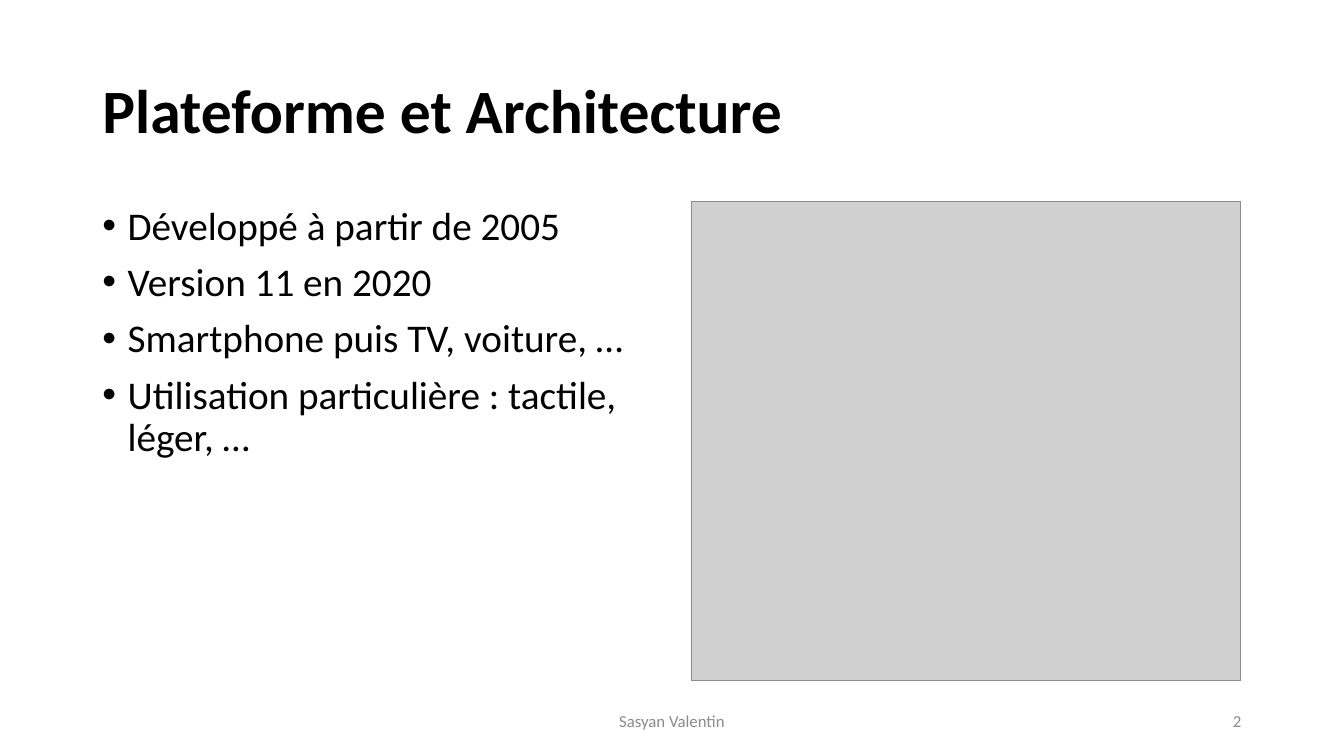
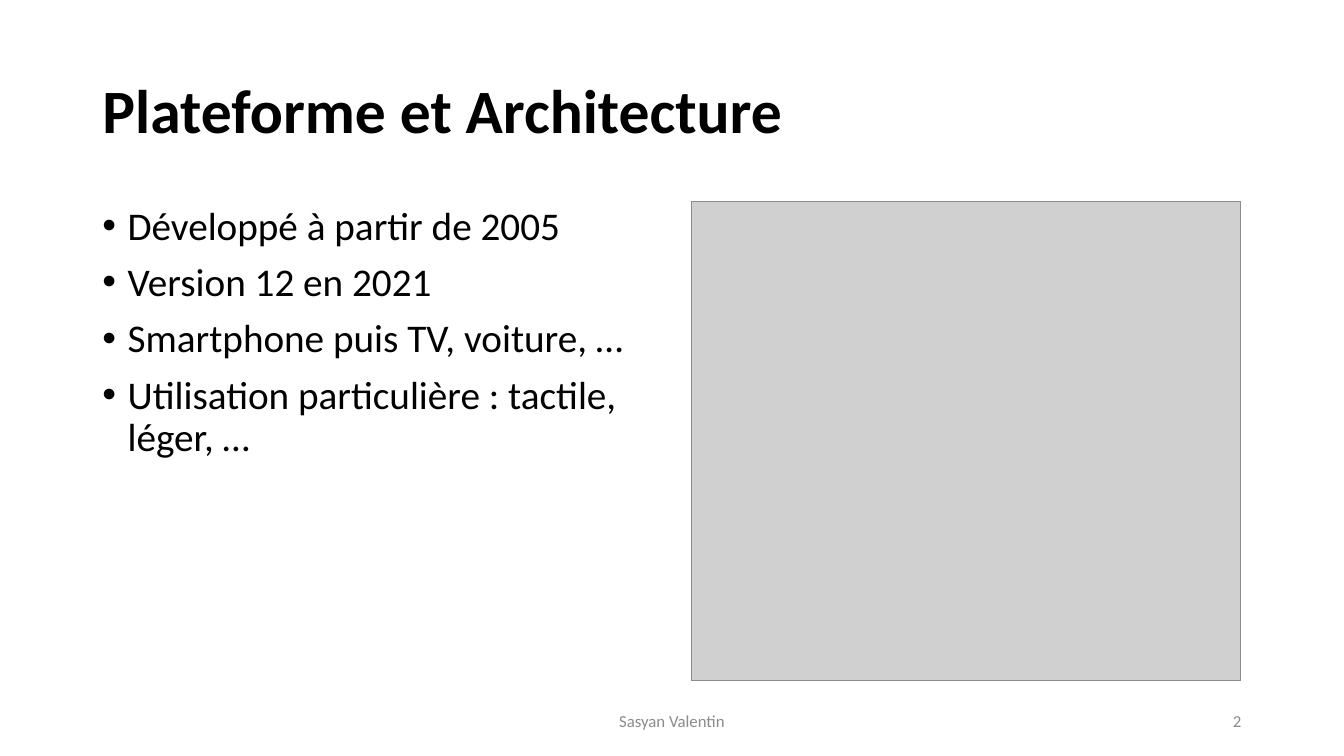
Before and after one commit to VSasyan/AndroidENSG, a slide deck: slide 2 of 0_ressources/presentation_android.pptx. Drawn at 1344x756 pixels with LibreOffice and Linux fonts; fonts in the diff are those of the drawing; grey boxes stand for pictures. Boxes give left, top, right and bottom in pixels: in the first picture for what was removed or moved away, otherwise in the second. Text is boxed around its words. In the diff, an @@ line names an element or a change of style, - is before the commit and + after.

```diff
--- a/0_ressources/presentation_android.pptx
+++ b/0_ressources/presentation_android.pptx
@@ text at (x1=128, y1=269, x2=431, y2=297): text changed @@
-• Version 11 en 2020
+• Version 12 en 2021
```
Also in this commit, not shown: 4 other files.
